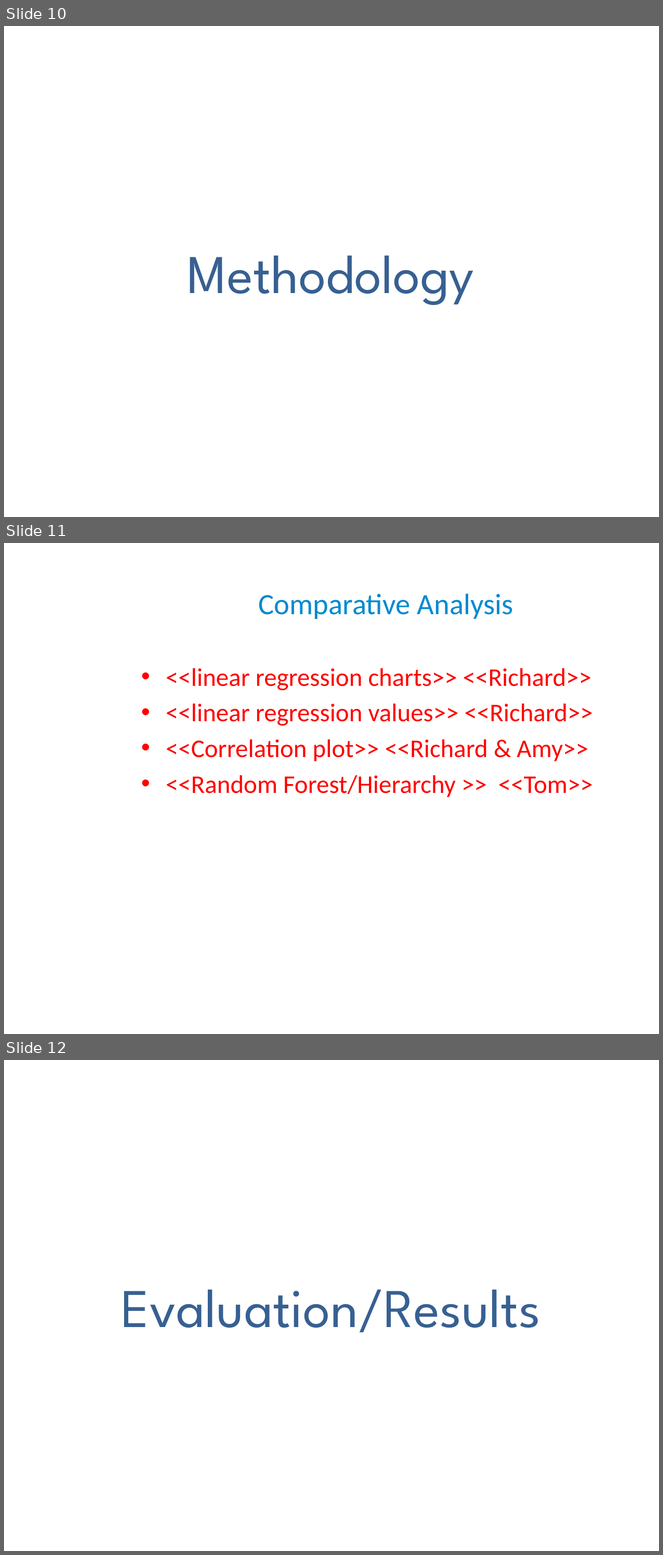
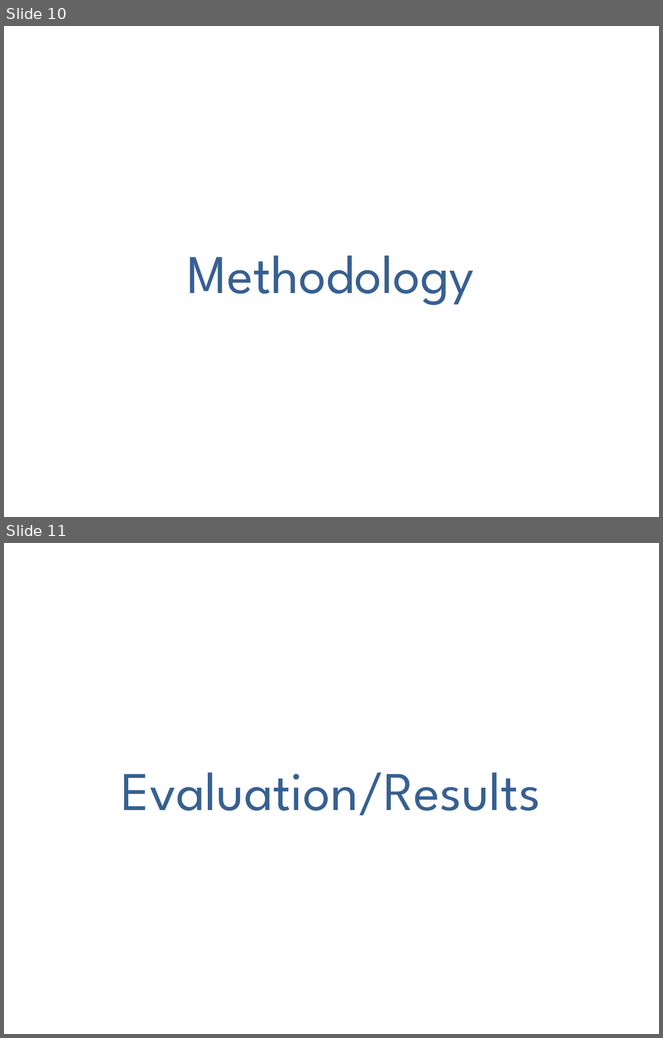
Before and after one commit to anguyen-07/DDS6306_CaseStudy02, a slide deck: DDSAnalytics_CaseStudy2_Updated.pptx. Shown one above the other, each under a label of ours: slides 10, 11 and 12 before the commit, slides 10 and 11 after it. The pictures are 663x1555 and 663x1038 pixels, drawn with LibreOffice and Linux fonts; fonts in the diff are those of the drawing; background and template pictures are left out. Boxes give left, top, right and bottom in pixels: in the first picture for what was removed or moved away, otherwise in the second. Text is boxed around its words. In the diff, an @@ line names an element or a change of style, - is before the commit and + after.

Commit message:
Uploaded slides
still need to add analysis on performance on true positives and false positives

```diff
--- a/DDSAnalytics_CaseStudy2_Updated.pptx
+++ b/DDSAnalytics_CaseStudy2_Updated.pptx
@@ slide 11 removed at (x1=4, y1=543, x2=659, y2=1034), background picture (left out) @@
@@ title removed at (x1=258, y1=593, x2=514, y2=619) @@
-Comparative Analysis
@@ text removed at (x1=166, y1=668, x2=593, y2=797) @@
-• <<linear regression charts>> <<Richard>>
-• <<linear regression values>> <<Richard>>
-• <<Correlation plot>> <<Richard & Amy>>
-• <<Random Forest/Hierarchy >> <<Tom>>
@@ what was slide 12 is now slide 11 @@
```
Also in this commit, not shown: 3 slides added, 1 other slide removed.
